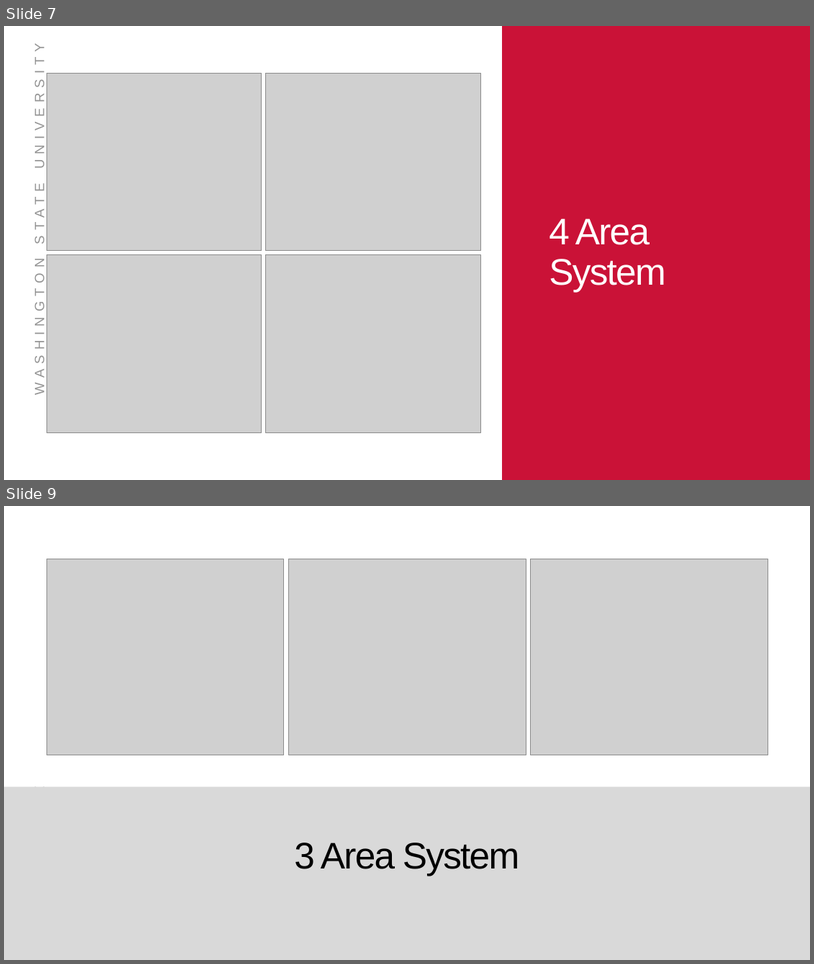
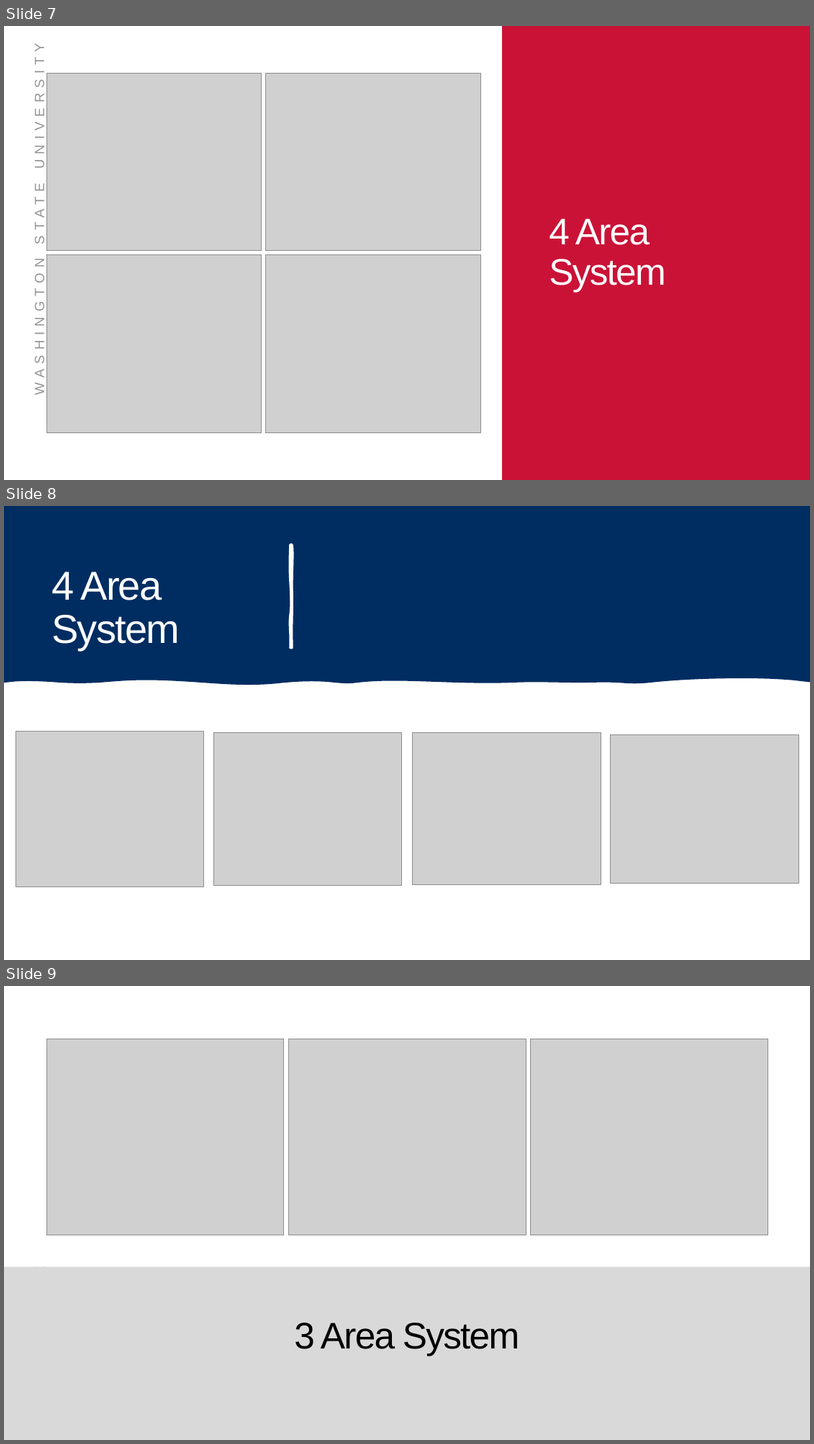
Before and after one commit to Realife-Brahmin/OriginalDocsHub, a slide deck: research_showcase/researchSummary_aryan_ritwajeet_jha.pptx. Shown one above the other, each under a label of ours: slides 7 and 9 before the commit, slides 7, 8 and 9 after it; the slides between them are not shown. The pictures are 814x964 and 814x1444 pixels, drawn with LibreOffice and Linux fonts; fonts in the diff are those of the drawing; grey boxes stand for pictures; background and template pictures are left out. Boxes give left, top, right and bottom in pixels: in the first picture for what was removed or moved away, otherwise in the second. Text is boxed around its words. In the diff, an @@ line names an element or a change of style, - is before the commit and + after.

```diff
--- a/research_showcase/researchSummary_aryan_ritwajeet_jha.pptx
+++ b/research_showcase/researchSummary_aryan_ritwajeet_jha.pptx
@@ slide 8 added at [4, 506, 810, 960], background #FFFFFF; not listed: 1 template element that a slide beside it also shows @@
@@ rectangle added at [4, 506, 810, 960], fill #FFFFFF @@
@@ freeform shape added at [4, 506, 810, 685], fill #002D61 @@
@@ freeform shape added at [291, 545, 292, 648], fill #FFFFFF, outline #FFFFFF 3.25 pt @@
@@ title added at [52, 572, 180, 650], 48 pt, text #FFFFFF @@
+4 Area System
@@ picture added at [16, 731, 203, 886] @@
@@ picture added at [214, 732, 402, 885] @@
@@ picture added at [413, 733, 601, 885] @@
@@ picture added at [611, 734, 799, 883] @@
```
Also in this commit, not shown: 1 slide changed, 2 other slides added, 1 slide removed, 7 other files.
